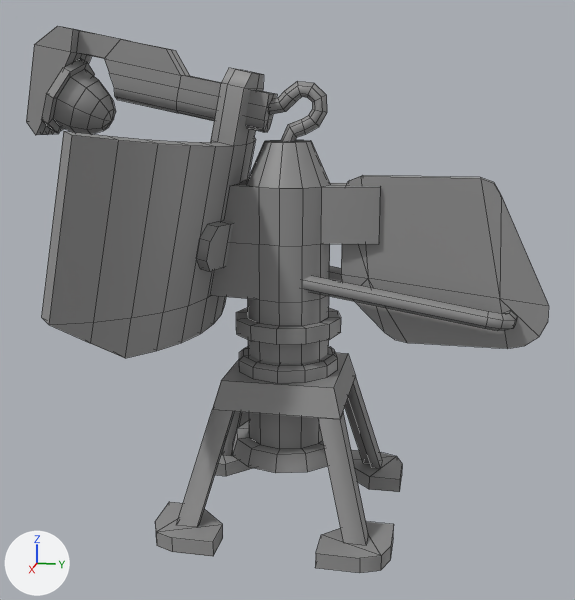
Renders of the FBX model Assets/Models/Command Center/Command_Center_Radar.fbx from each side of a commit.
Camera for both pictures: a 50 mm camera at (0.57, 0.114, 0.31) aimed at (0.003, 0.0, 0.168). Lighting does not change. The marker at lower left points along +X, +Y and +Z. Mesh edges are drawn as thin lines. Where no turn or scale is listed for an object, it has been applied to the vertices.

Before the edit, the objects in view are built like this:
```python
me_mesh = bpy.data.meshes.new('Mesh')
me_mesh.from_pydata(...)  # 722 vertices, 656 faces; spans x -0.156..0.156, y -0.193..0.186, z 0.0..0.364
me_mesh.materials.append(mat_m_command_center_a)  # grey #909090
ob_cc_radar = bpy.data.objects.new('CC_Radar', me_mesh)
ob_cc_radar.location = (0.0, 0.0, 0.0)
```
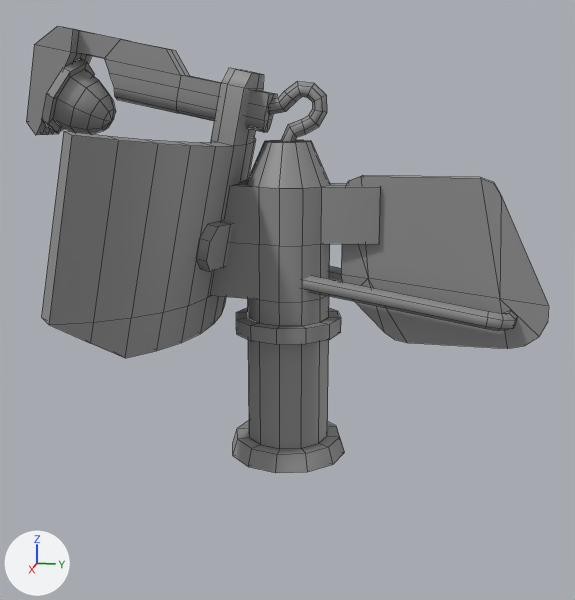
The newer file is also turned or shifted as a whole; pictures and numbers use the older file's frame.

Location of each change, (x1, y1, x2, y2) in pixels of the pictures (575 x 600 px):
'CC_Radar', reshaped (18% shorter)
    before: (26, 26, 549, 573)
    after: (26, 26, 549, 473)
part 1 of me_mesh, deleted
    before: (155, 347, 402, 573)

The change in detail:
me_mesh is used by ob_cc_radar; location (0.0, 0.0, 0.0).
me_mesh had 722 vertices, 656 faces and spanned x -0.156..0.156, y -0.193..0.186, z 0.0..0.364.
me_mesh now has 573 vertices, 550 faces and spans x -0.156..0.156, y -0.193..0.186, z 0.048..0.364.
me_mesh part 1: 10 loose pieces with 149 vertices, spanning x -0.086..0.086, y -0.086..0.086, z 0.0..0.127, are deleted.
